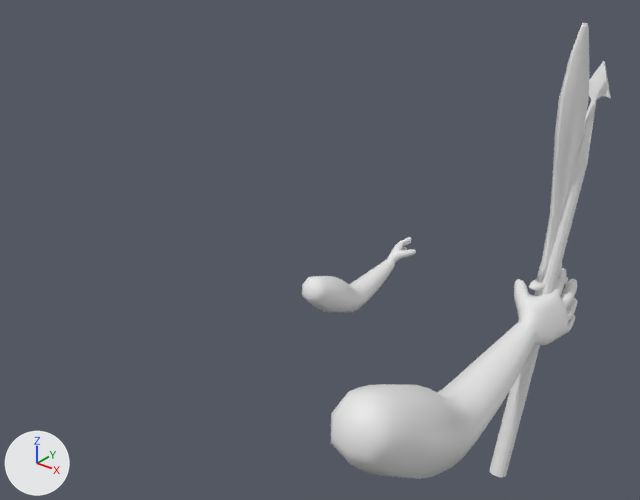
An edit to the Blender file Arte/Personaje.blend, drawn before and after from the same camera.
Before and after are seen from a 50 mm camera at (1.83, -1.42, 2.2) aimed at (-1.12, 2.26, -0.08). The lights are fixed; the arrows at lower left show +X, +Y and +Z.

The first picture shows 'Espada.001', 'Lanza', 'Mano derecha', 'Mano izquierda'.
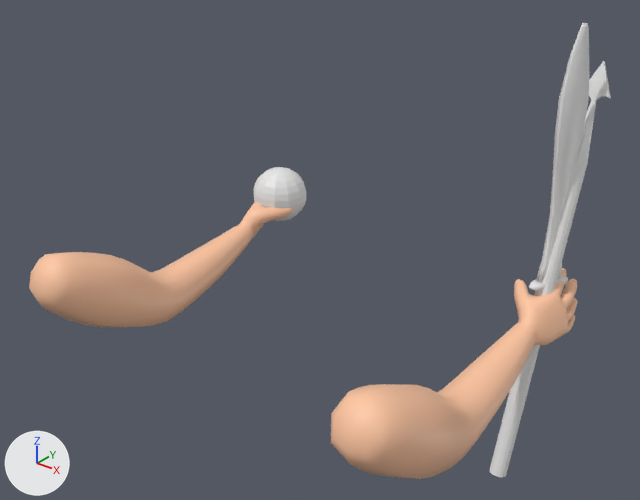
Pixel boxes [x1, y1, x2, y2] of what changed, in the pictures (640 x 500 px):
'Mano derecha', recoloured (white to beige)
    both: [331, 268, 578, 479]
'Mano derecha.001', added
    after: [29, 202, 293, 327]
'Mano izquierda', deleted
    before: [302, 237, 416, 312]
'Sphere', added
    after: [253, 167, 306, 221]

The change, as a list of edits to the scene's bpy script:
```text
Add mat_piel:
    mat_piel = bpy.data.materials.new('Piel')
    mat_piel.use_nodes = True; mat_piel.node_tree.nodes.clear()
    _N = mat_piel.node_tree.nodes; _L = mat_piel.node_tree.links
    n0 = _N.new('ShaderNodeBsdfPrincipled'); n0.name = 'Principled BSDF'
    n0.distribution = 'GGX'
    n0.subsurface_method = 'BURLEY'
    n1 = _N.new('ShaderNodeOutputMaterial'); n1.name = 'Material Output'
    n2 = _N.new('ShaderNodeGamma'); n2.name = 'Gamma'
    n2.inputs[0].default_value = (1.0, 0.57, 0.362, 1.0)  # 'Color', beige #ffc7a2
    _L.new(n0.outputs[0], n1.inputs[0])  # 'BSDF' to 'Surface'
    _L.new(n2.outputs[0], n0.inputs[0])  # 'Color' to 'Base Color'
Add mat_lana_hilo:
    mat_lana_hilo = principled_material('Lana/Hilo')
    mat_lana_hilo.base_color = (0.8, 0.8, 0.8)  # white #e7e7e7
Change me_plane_001:
    where me_plane_001.from_pydata(...)  # 868 vertices, 864 faces; spans x -0.27..0.2, y -1.73..0.37, z -0.84..0.32
    add me_plane_001.materials.append(mat_piel)
Add me_sphere:
    me_sphere.from_pydata(...)  # a UV sphere (12 segments, 13 rings, poles along z) spanning x -0.99..0.99, y -0.99..0.99, z -1.0..1.0
    me_sphere.materials.append(mat_lana_hilo)  # its picture is missing
Add me_plane_003:
    me_plane_003.from_pydata(...)  # 868 vertices, 864 faces; spans x -0.27..0.2, y -1.73..0.37, z -0.84..0.32
    me_plane_003.polygons.foreach_set('use_smooth', [True] * 864)
    me_plane_003.materials.append(mat_piel)
Remove ob_mano_izquierda:
    ob_mano_izquierda = bpy.data.objects.new('Mano izquierda', me_plane_002)
    ob_mano_izquierda.location = (-1.144, 3.065, -0.448)
    ob_mano_izquierda.rotation_euler = (2.677, 0.0, 0.0)  # degrees (153, 0, 0)
    ob_mano_izquierda.scale = (-0.263, -0.235, -0.248)
Add ob_sphere:
    ob_sphere = bpy.data.objects.new('Sphere', me_sphere)
    ob_sphere.location = (-2.192, 3.126, -0.28)
    ob_sphere.scale = (0.199, 0.199, 0.199)
Add ob_mano_derecha_001:
    ob_mano_derecha_001 = bpy.data.objects.new('Mano derecha.001', me_plane_003)
    ob_mano_derecha_001.location = (-2.264, 2.878, -0.423)
    ob_mano_derecha_001.rotation_euler = (2.677, 0.0, 0.0)  # degrees (153, 0, 0)
    ob_mano_derecha_001.scale = (-1.0, -1.0, -1.0)
```
